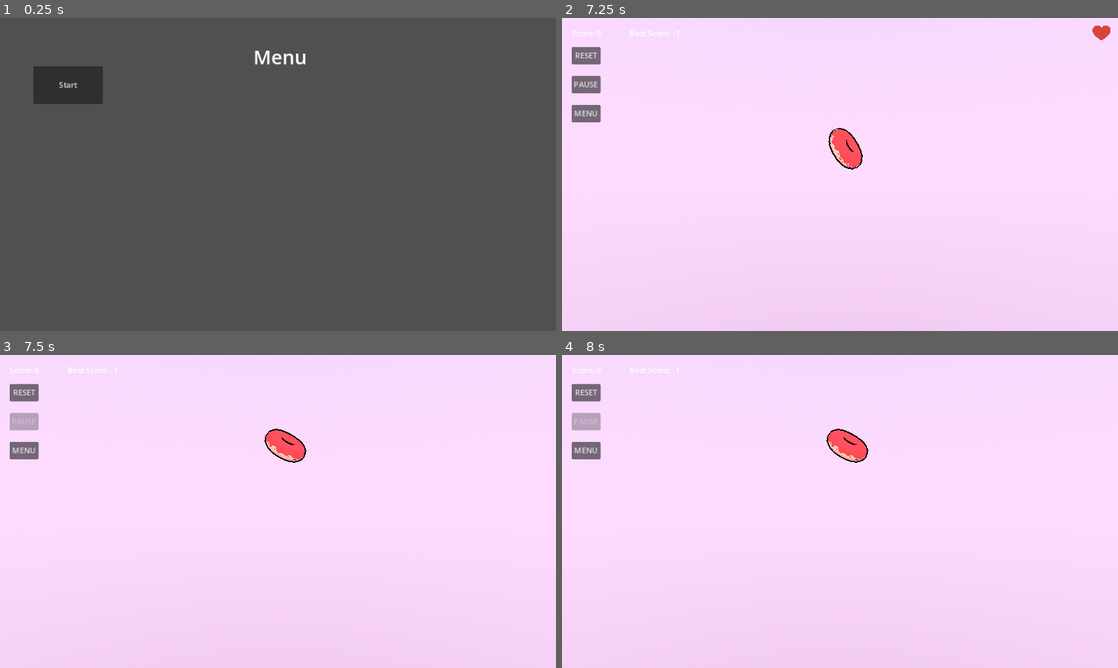
Above: before the commit, frames 1-4 (two rows, left to right).
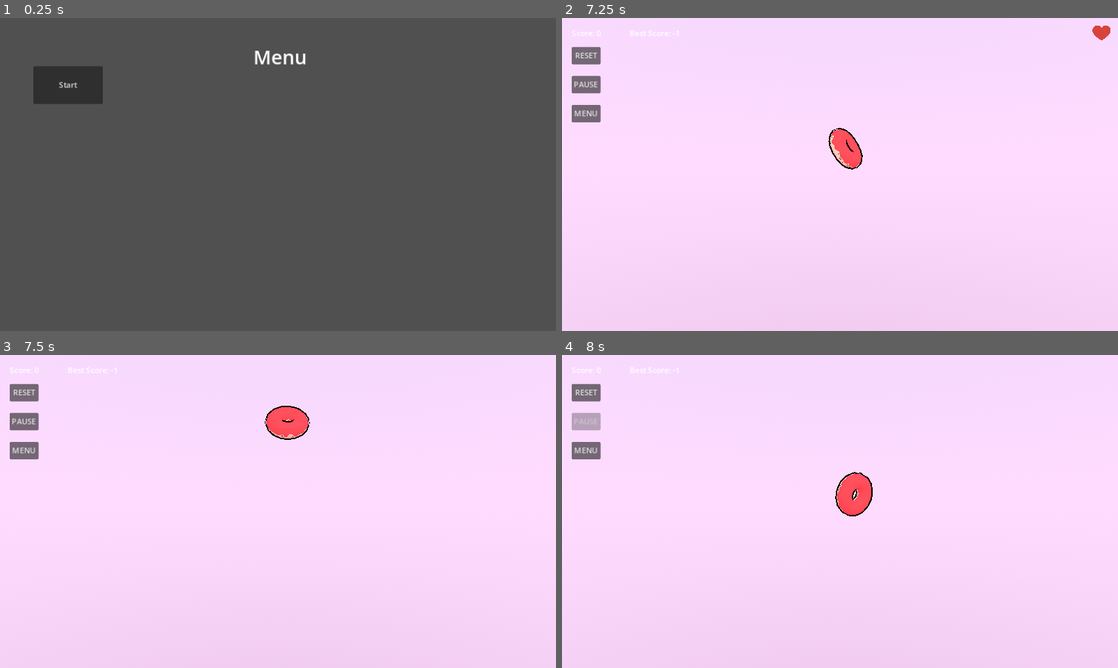
Above: after the commit, the same moments.

Repository: gugdun/donuts
Game: Godot game, scene res://scenes/game.tscn
Two runs of this game, one before a commit and one after it. Both use one fixed random seed, a clock stepped at 60 frames per second and the inputs below. Sound files missing from this copy of the repository are replaced by a short silence.
Inputs (mouse positions are in pixels of both pictures, inside the frame that each line leads up to):
- Up to frame 1 (0.25 s): no input
- Up to frame 2 (7.25 s): click "RESET" at 0.5 s; click "MENU" at 1.25 s; click "PAUSE" at 2 s; click "Start" at 2.75 s; tap Enter at 3.5 s; move the mouse to (962, 158) at 3.52 s; click (962, 158) at 3.67 s; move the mouse to (728, 190) at 4.27 s; click (728, 190) at 4.42 s; move the mouse to (895, 105) at 5.02 s; click (895, 105) at 5.17 s; move the mouse to (812, 237) at 5.77 s; click (812, 237) at 5.92 s; move the mouse to (1006, 221) at 6.52 s; click (1006, 221) at 6.67 s
- Up to frame 3 (7.5 s): move the mouse to (111, 464) at 7.27 s; click (111, 464) at 7.42 s
- Up to frame 4 (8 s): no input

Frames 1-2 are identical in both runs. In frame 3, 1.4% of the frame differs, in the area x 1-56%, y 16-35%; in frame 4, 1.3%.

Commit message:
add sound effects #14

Diff:
--- /dev/null
+++ b/default_bus_layout.tres
@@ -0,0 +1,15 @@
+[gd_resource type="AudioBusLayout" format=3 uid="uid://qfx6qdhj50y5"]
+
+[resource]
+bus/1/name = &"SFX"
+bus/1/solo = false
+bus/1/mute = false
+bus/1/bypass_fx = false
+bus/1/volume_db = 0.0
+bus/1/send = &"Master"
+bus/2/name = &"Music"
+bus/2/solo = false
+bus/2/mute = false
+bus/2/bypass_fx = false
+bus/2/volume_db = 0.0
+bus/2/send = &"Master"
--- a/scenes/donuts/chocolate_donut.tscn
+++ b/scenes/donuts/chocolate_donut.tscn
@@ -1,9 +1,10 @@
-[gd_scene load_steps=5 format=3 uid="uid://cebplxkxfurxq"]
+[gd_scene load_steps=6 format=3 uid="uid://cebplxkxfurxq"]
 
 [ext_resource type="Script" path="res://scripts/donut.gd" id="1_ao1uo"]
 [ext_resource type="Shape3D" uid="uid://cid4s6r28pxv5" path="res://colliders/donut_collider.tres" id="2_qumg0"]
 [ext_resource type="PackedScene" uid="uid://brgieap6w2bux" path="res://models/chocolate_donut.glb" id="3_efvyq"]
 [ext_resource type="PackedScene" uid="uid://d66w05t41oey" path="res://models/chocolate_donut_cut.glb" id="4_70g7m"]
+[ext_resource type="AudioStream" uid="uid://cb2duywfwr24p" path="res://Sounds/slice_sound1.wav" id="5_w0rws"]
 
 [node name="rigidbody" type="RigidBody3D" node_paths=PackedStringArray("donut", "left_half", "right_half")]
 contact_monitor = true
@@ -35,4 +36,9 @@
 transform = Transform3D(1, 0, 0, 0, -4.37114e-08, -1, 0, 1, -4.37114e-08, 0, 0, 0)
 shape = ExtResource("2_qumg0")
 
+[node name="slice_sound" type="AudioStreamPlayer" parent="."]
+stream = ExtResource("5_w0rws")
+volume_db = -7.0
+bus = &"SFX"
+
 [connection signal="body_entered" from="area" to="." method="body_entered"]
--- a/scenes/donuts/pink_donut.tscn
+++ b/scenes/donuts/pink_donut.tscn
@@ -1,9 +1,10 @@
-[gd_scene load_steps=5 format=3 uid="uid://c68xoboemdf7w"]
+[gd_scene load_steps=6 format=3 uid="uid://c68xoboemdf7w"]
 
 [ext_resource type="Script" path="res://scripts/donut.gd" id="1_3rdtm"]
 [ext_resource type="Shape3D" uid="uid://cid4s6r28pxv5" path="res://colliders/donut_collider.tres" id="3_1jhbg"]
 [ext_resource type="PackedScene" uid="uid://bgqn8m73os3cy" path="res://models/pink_donut.glb" id="3_bt6lp"]
 [ext_resource type="PackedScene" uid="uid://b2q7dlt3et5ku" path="res://models/pink_donut_cut.glb" id="4_w4wsq"]
+[ext_resource type="AudioStream" uid="uid://um102hfp0mju" path="res://Sounds/slice_sound2.wav" id="5_s5g5a"]
 
 [node name="rigidbody" type="RigidBody3D" node_paths=PackedStringArray("donut", "left_half", "right_half")]
 contact_monitor = true
@@ -35,4 +36,9 @@
 transform = Transform3D(1, 0, 0, 0, -4.37114e-08, -1, 0, 1, -4.37114e-08, 0, 0, 0)
 shape = ExtResource("3_1jhbg")
 
+[node name="slice_sound" type="AudioStreamPlayer" parent="."]
+stream = ExtResource("5_s5g5a")
+volume_db = -15.0
+bus = &"SFX"
+
 [connection signal="body_entered" from="area" to="." method="body_entered"]
--- a/scenes/donuts/red_donut.tscn
+++ b/scenes/donuts/red_donut.tscn
@@ -1,8 +1,9 @@
-[gd_scene load_steps=5 format=3 uid="uid://bnb4lgqk50tai"]
+[gd_scene load_steps=6 format=3 uid="uid://bnb4lgqk50tai"]
 
 [ext_resource type="Script" path="res://scripts/donut.gd" id="1_c8sfq"]
 [ext_resource type="Shape3D" uid="uid://cid4s6r28pxv5" path="res://colliders/donut_collider.tres" id="2_08ult"]
 [ext_resource type="PackedScene" uid="uid://p0ujmb1w8jdb" path="res://models/red_donut_cut.glb" id="4_kclvj"]
+[ext_resource type="AudioStream" uid="uid://cd2k4l3boi7hq" path="res://Sounds/slice_sound3.wav" id="5_kiiyu"]
 [ext_resource type="PackedScene" uid="uid://b4ri4ysdekw3q" path="res://models/red_donut.glb" id="5_sa3d3"]
 
 [node name="rigidbody" type="RigidBody3D" node_paths=PackedStringArray("donut", "left_half", "right_half")]
@@ -35,4 +36,9 @@
 transform = Transform3D(1, 0, 0, 0, -4.37114e-08, -1, 0, 1, -4.37114e-08, 0, 0, 0)
 shape = ExtResource("2_08ult")
 
+[node name="slice_sound" type="AudioStreamPlayer" parent="."]
+stream = ExtResource("5_kiiyu")
+volume_db = -13.0
+bus = &"Music"
+
 [connection signal="body_entered" from="area" to="." method="body_entered"]
--- a/scenes/game.tscn
+++ b/scenes/game.tscn
@@ -14,6 +14,8 @@
 [ext_resource type="PackedScene" uid="uid://bviyripn8ebbq" path="res://scenes/health_point.tscn" id="7_5yfvh"]
 [ext_resource type="Script" path="res://scripts/best_score_label.gd" id="7_n82gt"]
 [ext_resource type="Script" path="res://scripts/reset_button.gd" id="8_2bbsm"]
+[ext_resource type="AudioStream" uid="uid://bdm83gqdpqec4" path="res://Sounds/button_click_sound.wav" id="15_fa3ur"]
+[ext_resource type="AudioStream" uid="uid://dvo25cg5jfs30" path="res://Sounds/background_music.wav" id="16_8pvmp"]
 
 [sub_resource type="ProceduralSkyMaterial" id="ProceduralSkyMaterial_c6ap1"]
 sky_top_color = Color(0.60287, 0.73308, 0.957591, 1)
@@ -189,6 +191,17 @@
 text = "Start"
 script = ExtResource("6_8jga8")
 
+[node name="sound" type="Node" parent="."]
+
+[node name="button_click_sound" type="AudioStreamPlayer" parent="sound"]
+stream = ExtResource("15_fa3ur")
+volume_db = -5.0
+
+[node name="background_music" type="AudioStreamPlayer" parent="sound"]
+stream = ExtResource("16_8pvmp")
+volume_db = -20.0
+bus = &"Music"
+
 [connection signal="donut_destroyed" from="scene/destroyer" to="game_menu/hp_container" method="decrease_health"]
 [connection signal="pressed" from="game_menu/reset_button" to="game_menu/reset_button" method="do_reset"]
 [connection signal="pressed" from="game_menu/menu_button" to="." method="_open_menu"]
--- a/scenes/hp_container.tscn
+++ b/scenes/hp_container.tscn
@@ -1,6 +1,8 @@
-[gd_scene load_steps=2 format=3 uid="uid://bhyqrm80u08wx"]
+[gd_scene load_steps=4 format=3 uid="uid://bhyqrm80u08wx"]
 
 [ext_resource type="Script" path="res://scripts/hp_container.gd" id="1_lsnrr"]
+[ext_resource type="AudioStream" uid="uid://co5durrebcglx" path="res://Sounds/classic_hurt.wav" id="2_vhbf7"]
+[ext_resource type="AudioStream" uid="uid://cky4trbprywer" path="res://Sounds/game_over.wav" id="3_wor6l"]
 
 [node name="HP_Container" type="HBoxContainer"]
 layout_direction = 3
@@ -19,3 +21,12 @@
 theme_override_constants/separation = 10
 script = ExtResource("1_lsnrr")
 metadata/_edit_use_anchors_ = true
+
+[node name="damage_sound" type="AudioStreamPlayer" parent="."]
+stream = ExtResource("2_vhbf7")
+volume_db = -7.0
+bus = &"SFX"
+
+[node name="game_over_sound" type="AudioStreamPlayer" parent="."]
+stream = ExtResource("3_wor6l")
+volume_db = -15.0
--- a/scripts/donut.gd
+++ b/scripts/donut.gd
@@ -6,6 +6,7 @@
 @export var left_half: Node3D
 @export var right_half: Node3D
 @export var shader_precompilation: bool = false
+@onready var slide_sound = $slice_sound
 
 const slice_force: float = 50
 
@@ -50,6 +51,8 @@
 	new_donut.right_half.visible = true
 	new_donut.call_deferred("set_sliceable", false)
 
+	slide_sound.play()
+
 	# Apply force to separate halfs
 	apply_force(trail.get_dir() * slice_force)
 	new_donut.apply_force(-trail.get_dir() * slice_force)
--- a/scripts/game.gd
+++ b/scripts/game.gd
@@ -9,6 +9,8 @@
 @export var health_bar: HealthBar
 @export var reset_button: ResetButton
 @export var pause_button: Button
+@onready var button_click_sound = $sound/button_click_sound
+@onready var background_music = $sound/background_music
 
 var pressed: bool = false
 var points: Array[Vector3] = []
@@ -42,23 +44,30 @@
 			points.pop_front()
 
 func _on_reset():
+	button_click_sound.play()
 	GameState.set_state(GameState.State.PLAYING)
 	get_tree().paused = false
 	pause_button.disabled = false
 
 func _start_game() -> void:
+	background_music.play()
+	button_click_sound.play()
 	$main_menu.visible = false
 	reset_button.do_reset()
 
 func _pause_game() -> void:
+	button_click_sound.play()
 	if(GameState.current_state == GameState.State.PAUSED):
 		GameState.set_state(GameState.State.PLAYING)
 		get_tree().paused = false
 	else:
+		await button_click_sound.finished
 		GameState.set_state(GameState.State.PAUSED)
 		get_tree().paused = true
 
 func _open_menu() -> void:
+	background_music.stop()
+	button_click_sound.play()
 	GameState.set_state(GameState.State.IDLE)
 	$main_menu.visible = true
 	pause_button.disabled = false
--- a/scripts/hp_container.gd
+++ b/scripts/hp_container.gd
@@ -4,18 +4,28 @@
 
 @export var health_point: PackedScene
 @export var max_health = 3
+@onready var damage_sound = $damage_sound
+@onready var game_over_sound = $game_over_sound
 
 signal you_died
 
 func reset():
-	for c in get_children():
+	for c in get_health_points():
 		c.queue_free()
 	for i in range(max_health):
 		var health_instance = health_point.instantiate()
 		call_deferred("add_child", health_instance)
+		health_instance.add_to_group("health_points")
 
 func decrease_health():
-	if self.get_child_count() > 0:
-		remove_child(self.get_child(0))
-		if self.get_child_count() < 1:
+	var health_points = get_health_points()
+	if health_points.size() > 0:
+		remove_child(health_points[0])
+		damage_sound.play()
+		await damage_sound.finished
+		if get_health_points().size() < 1:
 			you_died.emit()
+			game_over_sound.play()
+
+func get_health_points():
+	return get_tree().get_nodes_in_group("health_points")
Not shown, added: Sounds/background_music.wav.import
Not shown, added: Sounds/button_click_sound.wav.import
Not shown, added: Sounds/classic_hurt.wav.import
Not shown, added: Sounds/game_over.wav.import
Not shown, added: Sounds/slice_sound1.wav.import
Not shown, added: Sounds/slice_sound2.wav.import
Not shown, added: Sounds/slice_sound3.wav.import
Not shown, added: scenes/donuts/slice_sound1.wav.import
Not shown: 1 places in scenes/game.tscn that only renumber resources
Not shown, added: Sounds/background_music.wav
Not shown, added: Sounds/button_click_sound.wav
Not shown, added: Sounds/classic_hurt.wav
(and 5 more such lines)
